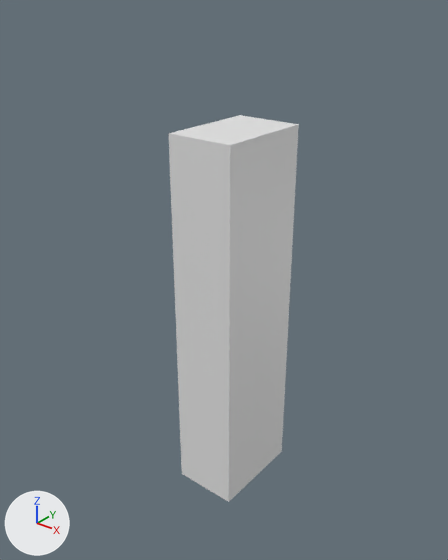
Renders of the Blender file SS5R-Source/Assets/Models.blend from each side of a commit.
Rendered twice from a 50 mm lens placed at (0.217, -0.282, 0.196), pointed at (-0.007, -0.002, 0.022). Every picture has the same lights, and +X, +Y and +Z are marked at lower left.

In view in the first picture: 'Wrench'.
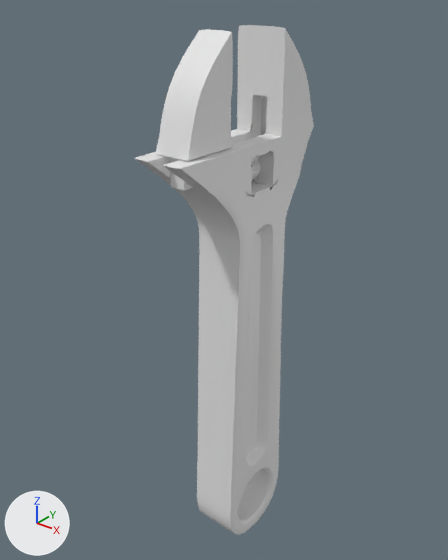
Commit message: Finished wrench model

The edits, one by one:
me_cube_010 is used by ob_wrench; location (0.0, 0.0, 0.0).
me_cube_010 had 8 vertices, 6 faces and spanned x -0.022..0.022, y -0.032..0.032, z -0.126..0.119.
me_cube_010 now has 148 vertices, 150 faces and spans x -0.01..0.022, y -0.071..0.05, z -0.176..0.173.
me_cube_010 part 1: the whole mesh is rebuilt.
me_cube_010 part 2: the surface is now shaded smooth.
Object 'Wrench' (ob_wrench) gains a SUBSURF modifier named 'Subsurf'.
Object 'Wrench' (ob_wrench) gains a EDGE_SPLIT modifier named 'EdgeSplit'.
Modifier setting: split_angle = 0.599.

Pixel boxes (x1, y1, x2, y2) of what changed, in the pictures (448 x 560 px):
'Wrench', reshaped, modifiers changed (37% wider, 32% taller)
    before: (169, 115, 299, 502)
    after: (135, 25, 314, 535)
part 1 of me_cube_010, built on
    before: (169, 115, 299, 502)
    after: (135, 25, 314, 535)
